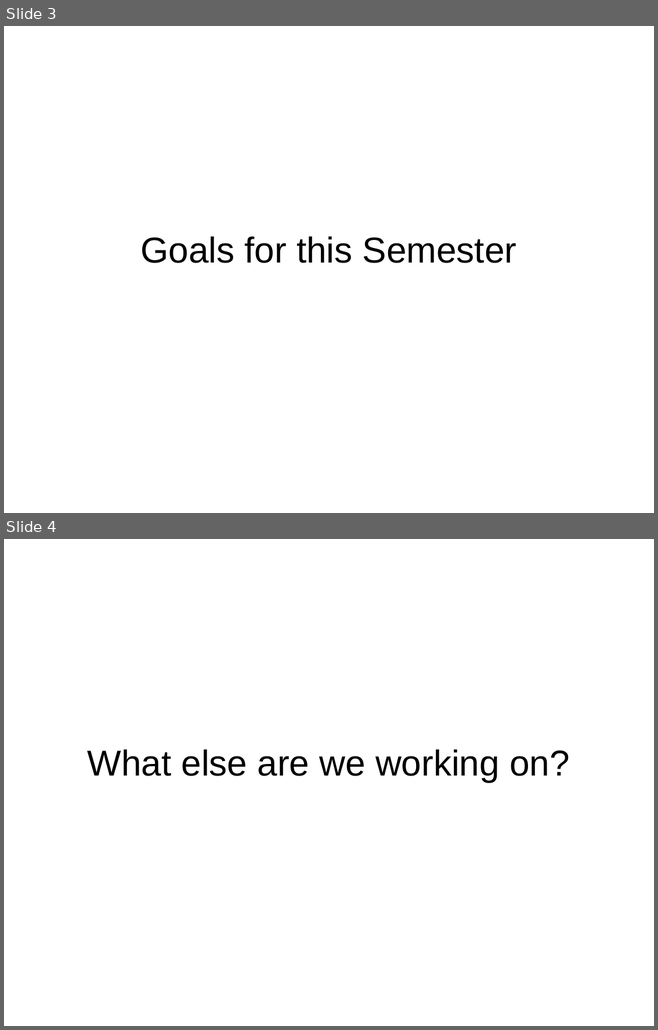
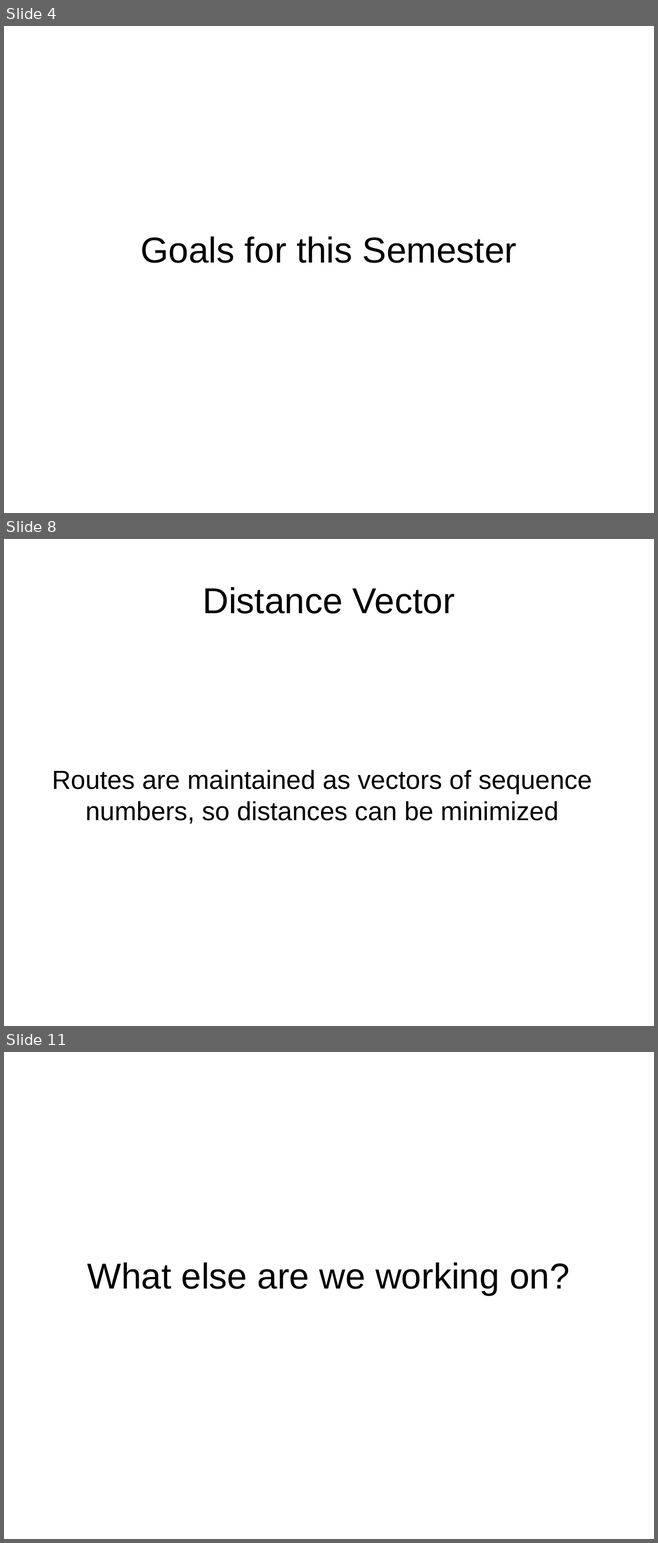
Before and after one commit to schnej7/Blue-Mesh, a slide deck: Presentations/RCOS_Presentation_2-5-2013.odp. Shown one above the other, each under a label of ours: slides 3 and 4 before the commit, slides 4, 8 and 11 after it; the slides between them are not shown. The pictures are 658x1030 and 658x1543 pixels, drawn with LibreOffice and Linux fonts; fonts in the diff are those of the drawing. Boxes give left, top, right and bottom in pixels: in the first picture for what was removed or moved away, otherwise in the second. Text is boxed around its words. In the diff, an @@ line names an element or a change of style, - is before the commit and + after.

```diff
--- a/Presentations/RCOS_Presentation_2-5-2013.odp
+++ b/Presentations/RCOS_Presentation_2-5-2013.odp
@@ slide 8 added at box(4, 539, 654, 1026), background #FFFFFF @@
@@ title added at box(202, 587, 455, 614), 44 pt, text #000000 @@
+Distance Vector
@@ subtitle added at box(52, 770, 592, 824), 32 pt, text #000000 @@
+Routes are maintained as vectors of sequence numbers, so distances can be minimized
@@ what was slide 3 is now slide 4 @@
@@ what was slide 4 is now slide 11 @@
```
Also in this commit, not shown: 7 other slides added.
